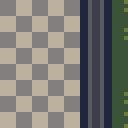
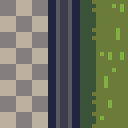
Comparing the layer stacks of the two (128, 128) images. Changes:
painted on "herbe" over [left=80, top=0, right=128, bottom=128]
painted on "Arrière-plan" over [left=48, top=0, right=112, bottom=128]
